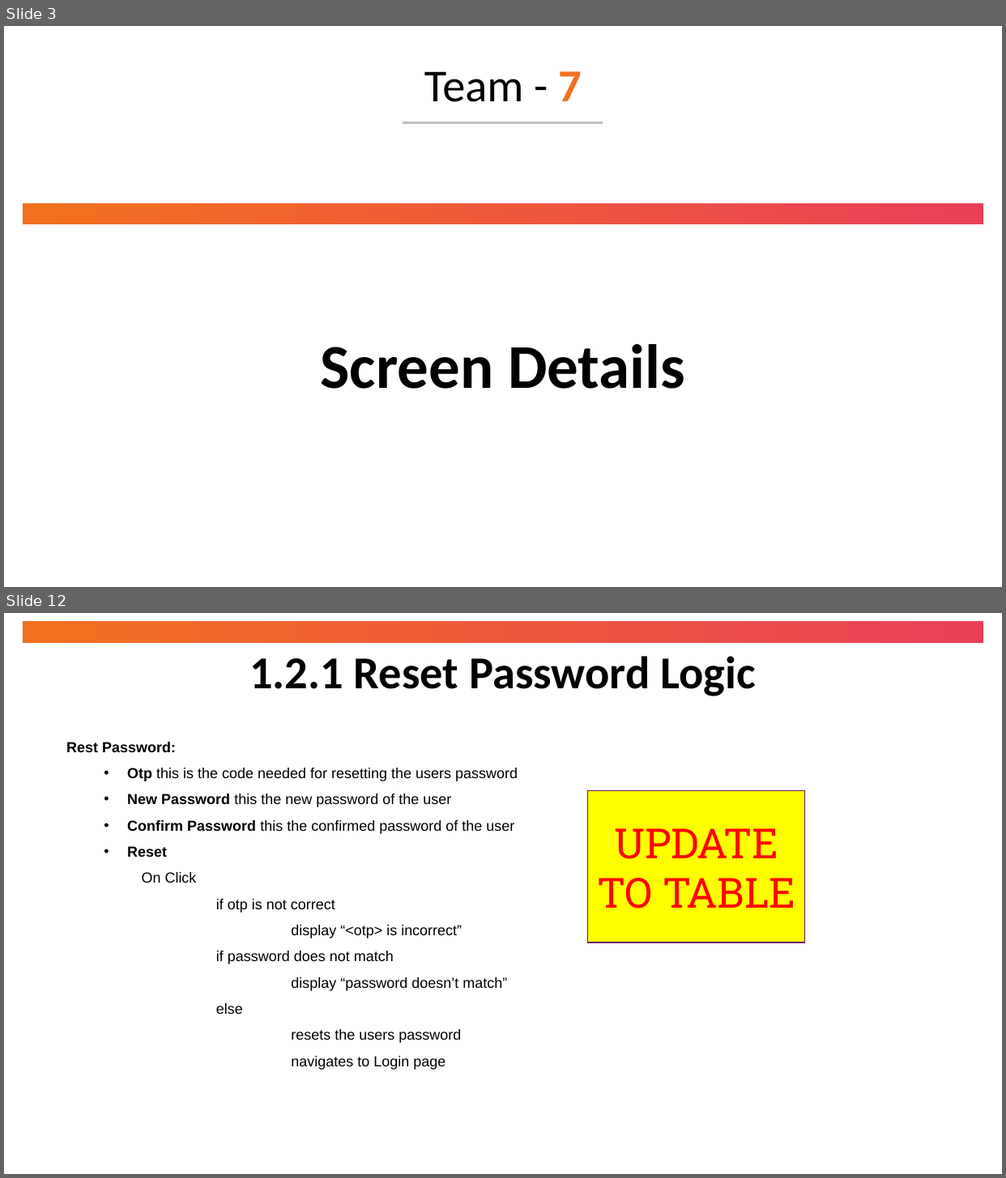
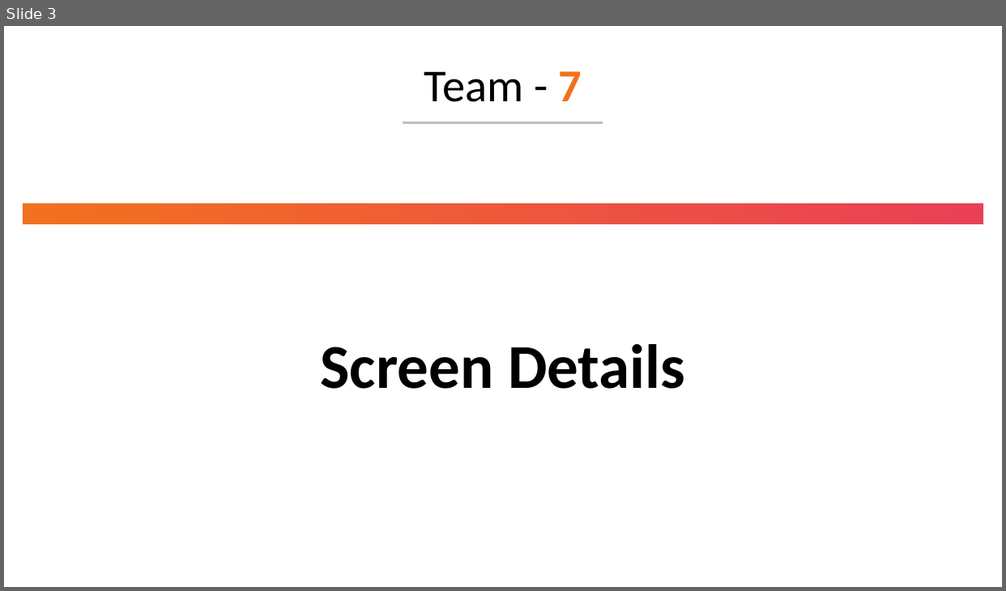
Before and after one commit to StarGaze870/ServiceChargeApp, a slide deck: docs/Team 7 - High Level Design.pptx. Shown one above the other, each under a label of ours: slides 3 and 12 before the commit, slide 3 after it; the slides between them are not shown. The pictures are 1006x1178 and 1006x591 pixels, drawn with LibreOffice and Linux fonts; fonts in the diff are those of the drawing. Boxes give left, top, right and bottom in pixels: in the first picture for what was removed or moved away, otherwise in the second. Text is boxed around its words. In the diff, an @@ line names an element or a change of style, - is before the commit and + after.

```diff
--- a/docs/Team 7 - High Level Design.pptx
+++ b/docs/Team 7 - High Level Design.pptx
@@ slide 12 removed at box(4, 613, 1002, 1174), background #FFFFFF @@
@@ rectangle removed at box(23, 621, 984, 643) @@
@@ title removed at box(249, 656, 756, 696) @@
-1.2.1 Reset Password Logic
@@ text removed at box(66, 742, 518, 1070) @@
-Rest Password:
-  • Otp this is the code needed for resetting the users password
-  • New Password this the new password of the user
-  • Confirm Password this the confirmed password of the user
-  • Reset
-On Click
-if otp is not correct
-display “<otp> is incorrect”
-if password does not match
-display “password doesn’t match”
-else
-resets the users password
-navigates to Login page
@@ rectangle removed at box(588, 791, 806, 943) @@
-UPDATE TO TABLE
```
Also in this commit, not shown: 9 slides changed, 12 slides added, 3 other slides removed.
